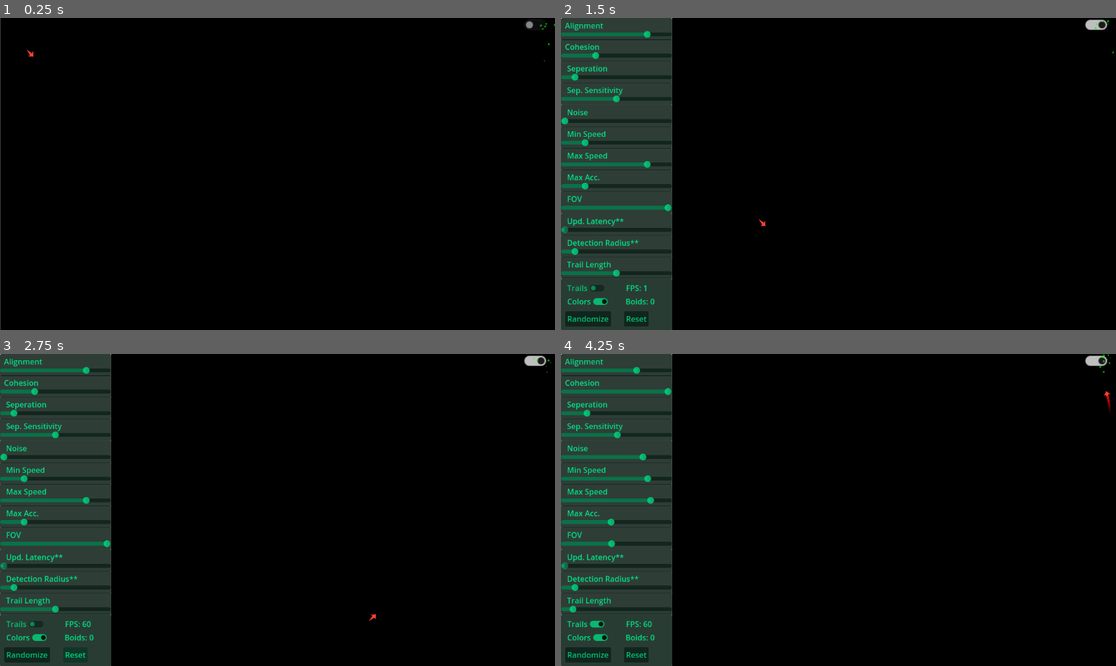
Above: before the commit, frames 1-4 (two rows, left to right).
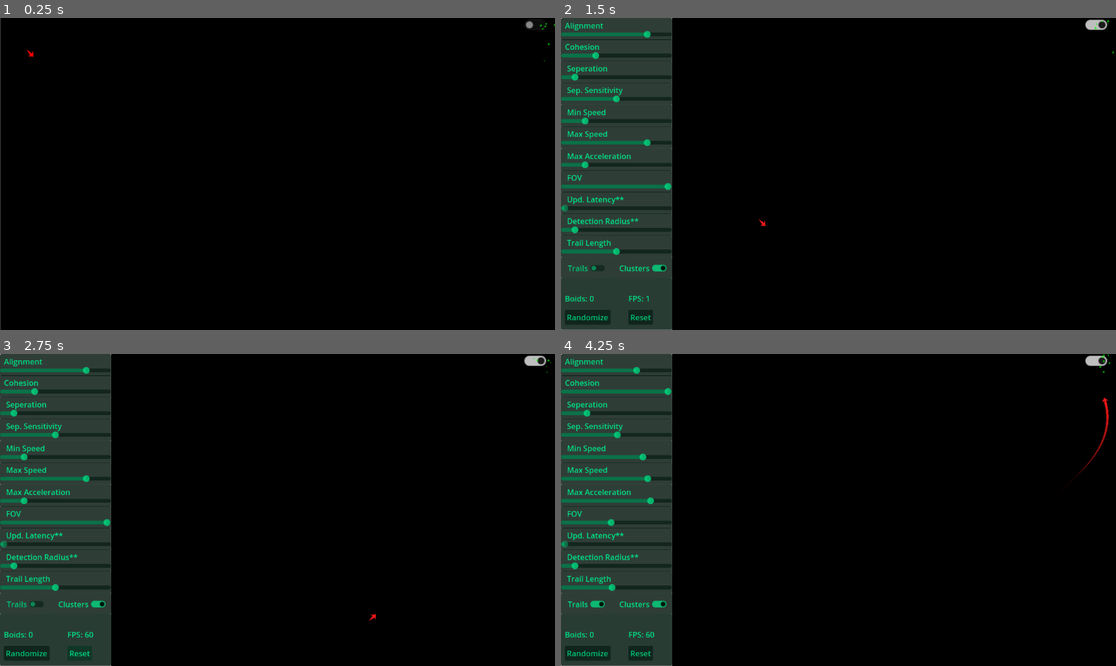
Above: after the commit, the same moments.

Repository: Vivek13130/Boids
Game: Godot game, scene res://scenes/main_scene.tscn
Two runs of this game, one before a commit and one after it. Both use one fixed random seed, a clock stepped at 60 frames per second and the inputs below.
Inputs (mouse positions are in pixels of both pictures, inside the frame that each line leads up to):
- Up to frame 1 (0.25 s): no input
- Up to frame 2 (1.5 s): click (1093, 24) at 0.5 s; click "Colors" (after the commit: "Clusters") at 1.25 s
- Up to frame 3 (2.75 s): click "Reset" at 2 s
- Up to frame 4 (4.25 s): click "Randomize" at 2.75 s; click "Trails" at 3.5 s

The runs differ from the first frame. In frame 1, less than 0.1% of the frame differs, in the area x 4-7%, y 10-13%; in frame 2, 3.0%; in frame 3, 3.0%, in the area x 0-68%, y 29-100%; in frame 4, 2.6%.

Commit message:
finally DONE !!!

Diff:
--- a/project.godot
+++ b/project.godot
@@ -18,6 +18,10 @@
 
 manager="*res://scenes/manager.gd"
 
+[global_group]
+
+Boids=""
+
 [input]
 
 spawn_boid={
--- a/scenes/boid.gd
+++ b/scenes/boid.gd
@@ -21,6 +21,8 @@
 
 
 func _ready() -> void:
+
+	add_to_group("Boids")
 
 	# random vel and pos in start
 	#position = Vector2(randf_range(0, screen_size.x) , randf_range(0, screen_size.y))
@@ -217,6 +219,28 @@
 	return
 
 
+func set_color(color: Color) -> void:
+	$Sprite2D.modulate = color  # Update the boid's color
+
+	# Ensure the Line2D has a unique gradient
+	if $trail.gradient == null or $trail.gradient is Gradient:
+		$trail.gradient = Gradient.new()  # Assign a unique Gradient instance
+
+	# Update the gradient colors
+	var gradient = $trail.gradient
+	gradient.set_offset(0, 0.0)
+	gradient.set_offset(1, 1.0)
+	gradient.set_color(0, Color(0, 0, 0))  # One end black
+	gradient.set_color(1, color)  # Other end the boid's color
+
+
+
+
+
+
+
+
+
 # Member variables
 var noise_time_x = 0.0
 var noise_time_y = 0.0
--- a/scenes/boid.tscn
+++ b/scenes/boid.tscn
@@ -16,7 +16,7 @@
 [sub_resource type="Gradient" id="Gradient_0uom1"]
 colors = PackedColorArray(0, 0, 0, 1, 1, 0, 0, 1)
 
-[node name="boid" type="CharacterBody2D"]
+[node name="boid" type="CharacterBody2D" groups=["Boids"]]
 scale = Vector2(0.125, 0.125)
 script = ExtResource("1_mhefk")
 
--- a/scenes/main_scene.gd
+++ b/scenes/main_scene.gd
@@ -4,8 +4,6 @@
 var boid_scene : PackedScene = preload("res://scenes/boid.tscn")
 @onready var boid_manager: Node2D = $boid_manager
 
-@onready var fps: Label = $ui_manager/text_info/fps
-@onready var total_boids: Label = $ui_manager/text_info/total_boids
 
 
 
--- a/scenes/manager.gd
+++ b/scenes/manager.gd
@@ -54,7 +54,135 @@
 var TRAIL_ENABLED : bool = false
 var COLOR_MODE_ENABLED : bool = false
 
+var BRIGHT_COLORS = [
+	Color(1, 0, 0),     # Red
+	Color(0, 1, 0),     # Green
+	Color(0, 0, 1),     # Blue
+	Color(1, 1, 0),     # Yellow
+	Color(1, 0, 1),     # Magenta
+	Color(0, 1, 1),     # Cyan
+	Color(1, 0.5, 0),   # Orange
+	Color(0.5, 0, 1),   # Purple
+	Color(0, 1, 0.5),   # Teal
+	Color(1, 0.5, 0.5), # Coral
+	Color(0.5, 1, 0.5), # Lime
+	Color(0.5, 0.5, 1), # Sky Blue
+	Color(1, 1, 0.5),   # Light Yellow
+	Color(1, 0.75, 0.5),# Peach
+	Color(0.75, 1, 0.75) # Mint
+]
+
 
 
 func world_to_grid_position(position : Vector2) -> Vector2:
 	return Vector2(floor(position.x / GRID_CELL_SIZE), floor(position.y / GRID_CELL_SIZE))
+
+
+var flag : bool = false
+
+
+#func _process(delta: float) -> void:
+	## If color mode is enabled, assign random bright colors to all boids
+	#if COLOR_MODE_ENABLED and !flag:
+		#print("applying colors ")
+		#flag = ! flag
+		#apply_random_colors_to_boids(get_tree().get_nodes_in_group("Boids"))
+	#else:
+		#flag = false
+
+	#pass
+
+# Helper function to assign random colors to each boid
+func apply_random_colors_to_boids(all_boids: Array) -> void:
+	print("all boids size : " , all_boids.size())
+	for boid in all_boids:
+		# Assign random color using HSV for bright colors
+		var hue = randf_range(0, 1)  # Random hue value between 0 and 1
+		var saturation = 0.8  # High saturation to ensure brightness
+		var value = 0.9  # High value for brightness
+		var random_color = Color.from_hsv(hue, saturation, value)
+
+		boid.set_color(random_color)  # Call a method on the boid to change its color
+
+
+
+
+
+# applying colors to boids :
+# Cluster variables
+var cluster_data = {}
+var cluster_colors = {}
+var cluster_counter = 0
+const MAX_CLUSTERS = 10
+
+
+var counter : int = 0
+
+# Process function
+func _process(delta: float) -> void:
+	if COLOR_MODE_ENABLED:
+		counter += 1
+		if(counter >= 10 ):
+			update_clusters(get_tree().get_nodes_in_group("Boids"))
+			counter = 0
+	else:
+		for boid in get_tree().get_nodes_in_group("Boids"):
+			boid.set_color(Color(1, 0, 0))  # Bright red
+
+# Update clusters dynamically
+func update_clusters(all_boids: Array) -> void:
+	var visited = {}  # Track visited boids
+	cluster_data.clear()
+	cluster_counter = 0
+
+	# Identify clusters
+	for boid in all_boids:
+		if not visited.has(boid):
+			var cluster = []
+			explore_cluster(boid, cluster, visited)
+			cluster_data[cluster_counter] = cluster
+			cluster_counter += 1
+
+	assign_colors_to_clusters()
+
+# Explore and group clusters
+func explore_cluster(boid, cluster, visited) -> void:
+	visited[boid] = true
+	cluster.append(boid)
+
+	for neighbor in boid.neighbour_boids:
+		if not visited.has(neighbor) and boid.global_position.distance_to(neighbor.global_position) <= DETECTION_RANGE:
+			explore_cluster(neighbor, cluster, visited)
+
+# Assign colors to clusters
+#func assign_colors_to_clusters() -> void:
+	#cluster_colors.clear()
+#
+	#for cluster_id in cluster_data.keys():
+		#var hue = float(cluster_id) / MAX_CLUSTERS
+		#cluster_colors[cluster_id] = Color.from_hsv(hue, 0.8, 0.9)
+#
+	#for cluster_id in cluster_data.keys():
+		#for boid in cluster_data[cluster_id]:
+			#boid.set_color(cluster_colors[cluster_id])  # Ensure boid has this function
+
+
+
+func assign_colors_to_clusters() -> void:
+	cluster_colors.clear()
+
+	for cluster_id in cluster_data.keys():
+		# Distribute hues evenly, but ensure it's not too similar
+		var hue = float(cluster_id) / MAX_CLUSTERS
+		# Set high saturation (0.8 to 1) for bright colors
+		var saturation = 0.9  # Higher saturation for vivid colors
+		# Set high value (0.8 to 1) for brightness
+		var value = 0.9  # Higher value for brightness
+
+		# Ensure hue is a random or cyclic color distribution
+		cluster_colors[cluster_id] = Color.from_hsv(hue, saturation, value)
+
+	# Apply the color to all boids in each cluster
+	for cluster_id in cluster_data.keys():
+		for boid in cluster_data[cluster_id]:
+			boid.set_color(cluster_colors[cluster_id])  # Ensure boid has this function
--- a/scenes/ui.gd
+++ b/scenes/ui.gd
@@ -4,7 +4,6 @@
 @onready var cohesion_slider: HSlider = $sliders/cohesion/HSlider
 @onready var separation_slider: HSlider = $sliders/seperation/HSlider
 @onready var sep_sensitivity_slider: HSlider = $"sliders/sep sensitivity/HSlider"
-@onready var noise_slider: HSlider = $sliders/noise/HSlider
 @onready var min_speed_slider: HSlider = $"sliders/min speed/HSlider"
 @onready var max_speed_slider: HSlider = $"sliders/max speed/HSlider"
 @onready var max_acc_slider: HSlider = $"sliders/max acc/HSlider"
@@ -58,7 +57,6 @@
 	cohesion_slider.value = manager.DEFAULT_COHESION
 	separation_slider.value = manager.DEFAULT_SEPERATION_DISTANCE
 	sep_sensitivity_slider.value = manager.DEFAULT_SEPERATION_SENSITIVITY
-	noise_slider.value = manager.DEFAULT_NOISE
 	min_speed_slider.value = manager.DEFAULT_MIN_SPEED
 	max_speed_slider.value = manager.DEFAULT_MAX_SPEED
 	max_acc_slider.value = manager.DEFAULT_MAX_ACCELERATION
@@ -91,7 +89,6 @@
 	cohesion_slider.value = randf_range(cohesion_slider.min_value, cohesion_slider.max_value)
 	separation_slider.value = randf_range(separation_slider.min_value, separation_slider.max_value)
 	sep_sensitivity_slider.value = randf_range(sep_sensitivity_slider.min_value, sep_sensitivity_slider.max_value)
-	noise_slider.value = randf_range(noise_slider.min_value, noise_slider.max_value)
 	min_speed_slider.value = randf_range(min_speed_slider.min_value, min_speed_slider.max_value)
 	max_speed_slider.value = randf_range(max_speed_slider.min_value, max_speed_slider.max_value)
 	max_acc_slider.value = randf_range(max_acc_slider.min_value, max_acc_slider.max_value)
@@ -99,6 +96,7 @@
 	#update_latency_slider.value = randf_range(update_latency_slider.min_value, update_latency_slider.max_value)
 	#detection_radius_slider.value = randf_range(detection_radius_slider.min_value, detection_radius_slider.max_value)
 	trail_length_slider.value = randf_range(trail_length_slider.min_value, trail_length_slider.max_value)
+
 
 	max_min_speed_constraint()
 	emit_signal_from_all_sliders()
@@ -108,7 +106,6 @@
 	cohesion_slider.emit_signal("drag_ended" , true)
 	separation_slider.emit_signal("drag_ended" , true)
 	sep_sensitivity_slider.emit_signal("drag_ended" , true)
-	noise_slider.emit_signal("drag_ended" , true)
 	min_speed_slider.emit_signal("drag_ended" , true)
 	max_speed_slider.emit_signal("drag_ended" , true)
 	max_acc_slider.emit_signal("drag_ended" , true)
@@ -145,9 +142,6 @@
 	if value_changed:
 		manager.SEPERATION_SENSITIVITY = sep_sensitivity_slider.value
 
-func _on_noise_slider_drag_ended(value_changed: bool) -> void:
-	if value_changed:
-		manager.NOISE = noise_slider.value
 
 func _on_min_speed_slider_drag_ended(value_changed: bool) -> void:
 	if value_changed:
--- a/scenes/ui.tscn
+++ b/scenes/ui.tscn
@@ -24,9 +24,12 @@
 [node name="white_bg_for_ui" type="ColorRect" parent="."]
 layout_mode = 1
 anchors_preset = -1
-anchor_right = 0.201
-anchor_bottom = 1.0
-offset_right = -0.552002
+anchor_left = 0.001
+anchor_right = 0.2
+anchor_bottom = 1.002
+offset_left = -1.152
+offset_right = 0.599991
+offset_bottom = -1.29608
 grow_horizontal = 2
 grow_vertical = 2
 
@@ -34,9 +37,11 @@
 custom_minimum_size = Vector2(150, 500)
 layout_mode = 1
 anchors_preset = -1
-anchor_right = 0.201
+anchor_left = 0.001
+anchor_right = 0.2
 anchor_bottom = 0.833
-offset_right = -0.552002
+offset_left = -1.152
+offset_right = 0.599991
 offset_bottom = 0.215942
 
 [node name="alignment" type="Panel" parent="sliders"]
@@ -173,50 +178,19 @@
 grow_vertical = 0
 max_value = 200.0
 
-[node name="noise" type="Panel" parent="sliders"]
-modulate = Color(0, 0.886275, 0.52549, 1)
-layout_mode = 1
-anchors_preset = -1
-anchor_top = 0.336
-anchor_right = 1.0
-anchor_bottom = 0.421
-offset_top = -1.93199
-offset_right = -0.391998
-offset_bottom = -1.93199
-
-[node name="Label" type="Label" parent="sliders/noise"]
-layout_mode = 1
-anchors_preset = -1
-anchor_top = 0.087
-anchor_right = 1.0
-anchor_bottom = 0.609
-offset_top = -0.00200033
-grow_horizontal = 2
-text = "   Noise"
-
-[node name="HSlider" type="HSlider" parent="sliders/noise"]
-layout_mode = 1
-anchors_preset = -1
-anchor_top = 0.546
-anchor_right = 1.0
-anchor_bottom = 0.97
-offset_top = 0.00876999
-offset_bottom = 0.0112801
-grow_horizontal = 2
-grow_vertical = 0
-max_value = 50.0
-step = 0.5
-
 [node name="min speed" type="Panel" parent="sliders"]
 modulate = Color(0, 0.886275, 0.52549, 1)
 layout_mode = 1
 anchors_preset = -1
-anchor_top = 0.42
-anchor_right = 1.002
-anchor_bottom = 0.505
-offset_top = -2.16498
-offset_right = -0.958801
-offset_bottom = -2.16498
+anchor_left = -0.001
+anchor_top = 0.334
+anchor_right = 1.0
+anchor_bottom = 0.418
+offset_left = 0.231
+offset_top = -0.359985
+offset_right = -0.496811
+offset_bottom = 0.180023
+metadata/_edit_group_ = true
 
 [node name="Label" type="Label" parent="sliders/min speed"]
 layout_mode = 1
@@ -244,45 +218,47 @@
 modulate = Color(0, 0.886275, 0.52549, 1)
 layout_mode = 1
 anchors_preset = -1
+anchor_top = 0.417
+anchor_right = 0.998
+anchor_bottom = 0.502
+offset_top = -0.179993
+offset_right = 0.122375
+offset_bottom = -0.180023
+metadata/_edit_group_ = true
+
+[node name="Label" type="Label" parent="sliders/max speed"]
+layout_mode = 1
+anchors_preset = -1
+anchor_top = 0.087
+anchor_right = 1.0
+anchor_bottom = 0.609
+offset_top = -0.00200033
+grow_horizontal = 2
+text = "   Max Speed"
+
+[node name="HSlider" type="HSlider" parent="sliders/max speed"]
+layout_mode = 1
+anchors_preset = -1
+anchor_top = 0.546
+anchor_right = 1.0
+anchor_bottom = 0.97
+offset_top = 0.00876999
+offset_bottom = 0.0112801
+grow_horizontal = 2
+grow_vertical = 0
+max_value = 500.0
+
+[node name="max acc" type="Panel" parent="sliders"]
+modulate = Color(0, 0.886275, 0.52549, 1)
+layout_mode = 1
+anchors_preset = -1
 anchor_top = 0.5
-anchor_right = 0.999
-anchor_bottom = 0.585
-offset_top = -0.244019
-offset_right = -0.108612
-offset_bottom = -0.244049
-
-[node name="Label" type="Label" parent="sliders/max speed"]
-layout_mode = 1
-anchors_preset = -1
-anchor_top = 0.087
-anchor_right = 1.0
-anchor_bottom = 0.609
-offset_top = -0.00200033
-grow_horizontal = 2
-text = "   Max Speed"
-
-[node name="HSlider" type="HSlider" parent="sliders/max speed"]
-layout_mode = 1
-anchors_preset = -1
-anchor_top = 0.546
-anchor_right = 1.0
-anchor_bottom = 0.97
-offset_top = 0.00876999
-offset_bottom = 0.0112801
-grow_horizontal = 2
-grow_vertical = 0
-max_value = 500.0
-
-[node name="max acc" type="Panel" parent="sliders"]
-modulate = Color(0, 0.886275, 0.52549, 1)
-layout_mode = 1
-anchors_preset = -1
-anchor_top = 0.591
-anchor_right = 0.999
-anchor_bottom = 0.676
-offset_top = -4.24643
-offset_right = -0.108612
-offset_bottom = -4.24646
+anchor_right = 1.0
+anchor_bottom = 0.587
+offset_top = 1.00003
+offset_right = -0.339615
+offset_bottom = -0.0800476
+metadata/_edit_group_ = true
 
 [node name="Label" type="Label" parent="sliders/max acc"]
 layout_mode = 1
@@ -292,7 +268,8 @@
 anchor_bottom = 0.609
 offset_top = -0.00200033
 grow_horizontal = 2
-text = "   Max Acc."
+text = "   Max Acceleration"
+metadata/_edit_group_ = true
 
 [node name="HSlider" type="HSlider" parent="sliders/max acc"]
 layout_mode = 1
@@ -310,12 +287,13 @@
 modulate = Color(0, 0.886275, 0.52549, 1)
 layout_mode = 1
 anchors_preset = -1
-anchor_top = 0.667
-anchor_right = 0.999
-anchor_bottom = 0.752
-offset_top = -0.180023
-offset_right = -0.108612
-offset_bottom = -0.180023
+anchor_top = 0.584
+anchor_right = 1.0
+anchor_bottom = 0.67
+offset_top = 0.640015
+offset_right = -0.339615
+offset_bottom = 0.100006
+metadata/_edit_group_ = true
 
 [node name="Label" type="Label" parent="sliders/fov"]
 layout_mode = 1
@@ -343,12 +321,13 @@
 modulate = Color(0, 0.886275, 0.52549, 1)
 layout_mode = 1
 anchors_preset = -1
-anchor_top = 0.752
-anchor_right = 0.999
-anchor_bottom = 0.837
-offset_top = 0.0569763
-offset_right = -0.108612
-offset_bottom = 0.0569763
+anchor_top = 0.67
+anchor_right = 1.0
+anchor_bottom = 0.754
+offset_top = -0.799957
+offset_right = -0.339615
+offset_bottom = -0.259949
+metadata/_edit_group_ = true
 
 [node name="Label" type="Label" parent="sliders/update latency"]
 layout_mode = 1
@@ -378,12 +357,13 @@
 modulate = Color(0, 0.886275, 0.52549, 1)
 layout_mode = 1
 anchors_preset = -1
-anchor_top = 0.836
-anchor_right = 0.999
-anchor_bottom = 0.921
-offset_top = -0.176025
-offset_right = -0.108612
-offset_bottom = -0.176025
+anchor_top = 0.752
+anchor_right = 1.0
+anchor_bottom = 0.837
+offset_top = -0.0799866
+offset_right = -0.339615
+offset_bottom = -0.0799866
+metadata/_edit_group_ = true
 
 [node name="Label" type="Label" parent="sliders/detection radius"]
 layout_mode = 1
@@ -412,13 +392,14 @@
 layout_mode = 1
 anchors_preset = -1
 anchor_left = 0.004
-anchor_top = 0.919
-anchor_right = 0.999
-anchor_bottom = 1.004
-offset_left = -1.132
-offset_top = -0.26001
-offset_right = -0.108612
-offset_bottom = -0.269104
+anchor_top = 0.835
+anchor_right = 1.0
+anchor_bottom = 0.92
+offset_left = -0.924
+offset_top = 0.100037
+offset_right = -0.131622
+offset_bottom = 0.0909119
+metadata/_edit_group_ = true
 
 [node name="Label" type="Label" parent="sliders/trail length"]
 layout_mode = 1
@@ -446,102 +427,105 @@
 custom_minimum_size = Vector2(150, 100)
 layout_mode = 1
 anchors_preset = -1
-anchor_top = 0.832
+anchor_top = 0.765
 anchor_right = 0.201
 anchor_bottom = 1.002
-offset_top = -0.135986
+offset_top = 1.28
 offset_right = -0.552002
-offset_bottom = -0.296082
+offset_bottom = -0.295959
 
 [node name="Panel" type="Panel" parent="checks and text_info"]
 layout_mode = 1
 anchors_preset = -1
-anchor_top = 0.027
-anchor_right = 1.0
-anchor_bottom = 1.0
-offset_top = 0.03
+anchor_top = 0.283
+anchor_right = 1.0
+anchor_bottom = 0.974
+offset_top = -0.0160065
+offset_bottom = 1.95198
 grow_horizontal = 2
 grow_vertical = 2
 
 [node name="fps" type="Label" parent="checks and text_info"]
 layout_mode = 1
 anchors_preset = -1
-anchor_left = 0.584
-anchor_top = 0.091
-anchor_right = 0.844
-anchor_bottom = 0.3
-offset_left = 0.095993
-offset_top = -0.0100145
-offset_right = 0.0359955
-offset_bottom = -1.52588e-05
+anchor_left = 0.606
+anchor_top = 0.487
+anchor_right = 0.866
+anchor_bottom = 0.645
+offset_left = 0.0139923
+offset_top = -0.0240173
+offset_right = -0.0460205
+offset_bottom = -0.0400085
 text = "FPS: "
 
 [node name="boid_count" type="Label" parent="checks and text_info"]
 layout_mode = 1
 anchors_preset = -1
-anchor_left = 0.58
-anchor_top = 0.345
-anchor_right = 0.888
-anchor_bottom = 0.56
-offset_left = 0.019989
-offset_top = 0.0499687
-offset_right = -0.0920105
-offset_bottom = 0.0449791
+anchor_left = 0.035
+anchor_top = 0.48
+anchor_right = 0.342
+anchor_bottom = 0.638
+offset_left = -0.085
+offset_top = 1.03999
+offset_right = -0.00201416
+offset_bottom = 0.0240097
 text = "Boids: "
 
 [node name="trails_check" type="CheckButton" parent="checks and text_info"]
 layout_mode = 1
 anchors_preset = -1
-anchor_left = 0.032
-anchor_top = 0.056
-anchor_right = 0.371
-anchor_bottom = 0.346
-offset_left = -0.0560007
-offset_top = 0.0079999
-offset_right = 0.00699615
-offset_bottom = -0.0220032
+anchor_right = 0.004
+anchor_bottom = 0.283
+offset_left = 8.0
+offset_top = 7.0
+offset_right = 97.076
+offset_bottom = -5.016
 focus_mode = 0
 text = "Trails"
+alignment = 1
+icon_alignment = 1
 
 [node name="colors_check" type="CheckButton" parent="checks and text_info"]
 layout_mode = 1
 anchors_preset = -1
-anchor_left = 0.028
-anchor_top = 0.308
-anchor_right = 0.371
-anchor_bottom = 0.598
-offset_left = 0.0759997
-offset_top = 0.0439987
-offset_right = 0.00699615
-offset_bottom = 0.0139961
+anchor_left = 0.5
+anchor_right = 0.5
+anchor_bottom = 0.283
+offset_left = -0.5
+offset_top = 7.0
+offset_right = 110.5
+offset_bottom = -5.016
 focus_mode = 0
-text = "Colors"
+text = "Clusters"
+alignment = 1
+icon_alignment = 1
 
 [node name="reset_button" type="Button" parent="checks and text_info"]
 layout_mode = 1
 anchors_preset = -1
-anchor_left = 0.567
-anchor_top = 0.636
-anchor_right = 0.788
-anchor_bottom = 0.926
-offset_left = 0.0230103
-offset_top = 0.0400772
-offset_right = -0.0280151
-offset_bottom = -0.016922
+anchor_left = 0.606
+anchor_top = 0.717
+anchor_right = 0.827
+anchor_bottom = 0.921
+offset_left = 0.0139923
+offset_top = 0.0159912
+offset_right = -0.0370026
+offset_bottom = 0.00798035
 focus_mode = 0
 text = "Reset"
+metadata/_edit_group_ = true
 
 [node name="randomize_button" type="Button" parent="checks and text_info"]
 layout_mode = 1
 anchors_preset = -1
 anchor_left = 0.039
 anchor_top = 0.636
-anchor_right = 0.375
-anchor_bottom = 0.925
-offset_left = -0.0370007
-offset_top = -0.0519867
-offset_right = -0.125008
-offset_bottom = 0.0250092
+anchor_right = 0.45
+anchor_bottom = 0.829
+offset_left = -1.009
+offset_top = 12.328
+offset_right = -0.949997
+offset_bottom = 13.992
 focus_mode = 0
 text = "Randomize"
 
@@ -585,7 +569,6 @@
 [connection signal="drag_ended" from="sliders/cohesion/HSlider" to="." method="_on_cohesion_slider_drag_ended"]
 [connection signal="drag_ended" from="sliders/seperation/HSlider" to="." method="_on_separation_slider_drag_ended"]
 [connection signal="drag_ended" from="sliders/sep sensitivity/HSlider" to="." method="_on_sep_sensitivity_slider_drag_ended"]
-[connection signal="drag_ended" from="sliders/noise/HSlider" to="." method="_on_noise_slider_drag_ended"]
 [connection signal="drag_ended" from="sliders/min speed/HSlider" to="." method="_on_min_speed_slider_drag_ended"]
 [connection signal="drag_ended" from="sliders/max speed/HSlider" to="." method="_on_max_speed_slider_drag_ended"]
 [connection signal="drag_ended" from="sliders/max acc/HSlider" to="." method="_on_max_acc_slider_drag_ended"]
